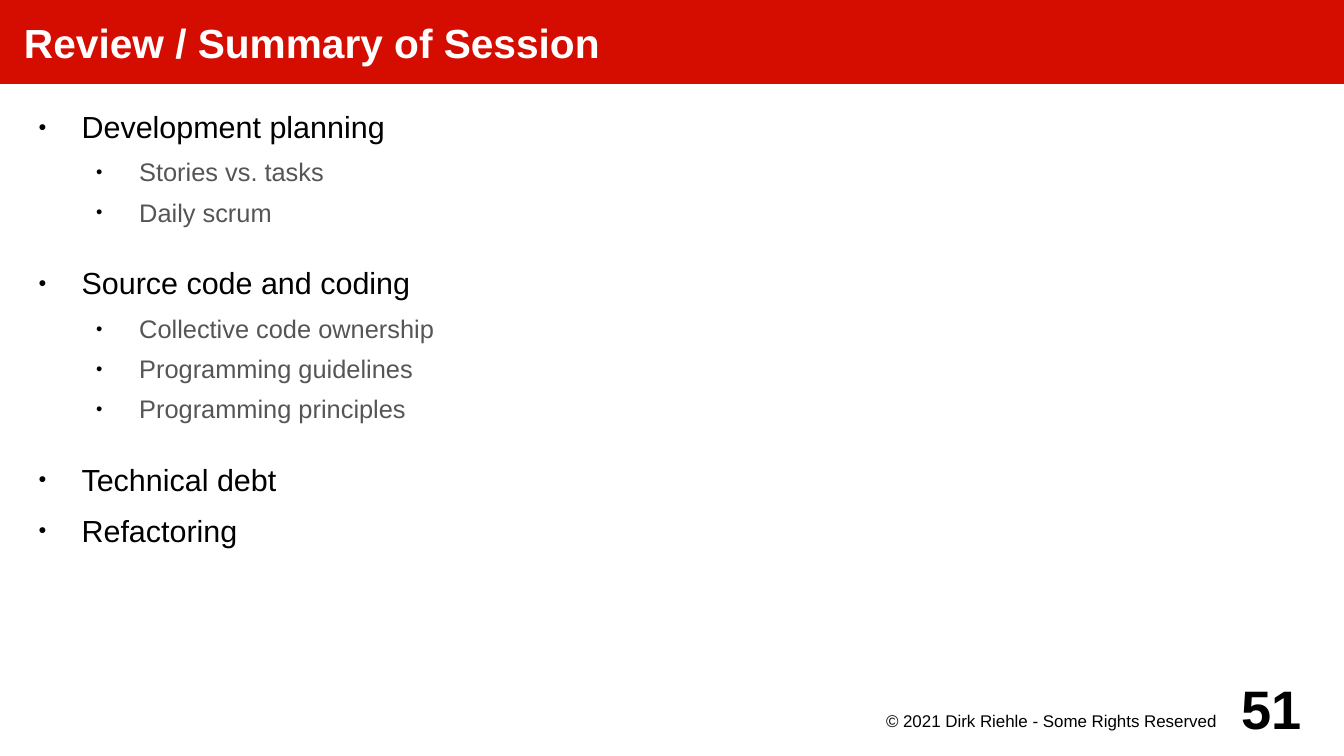
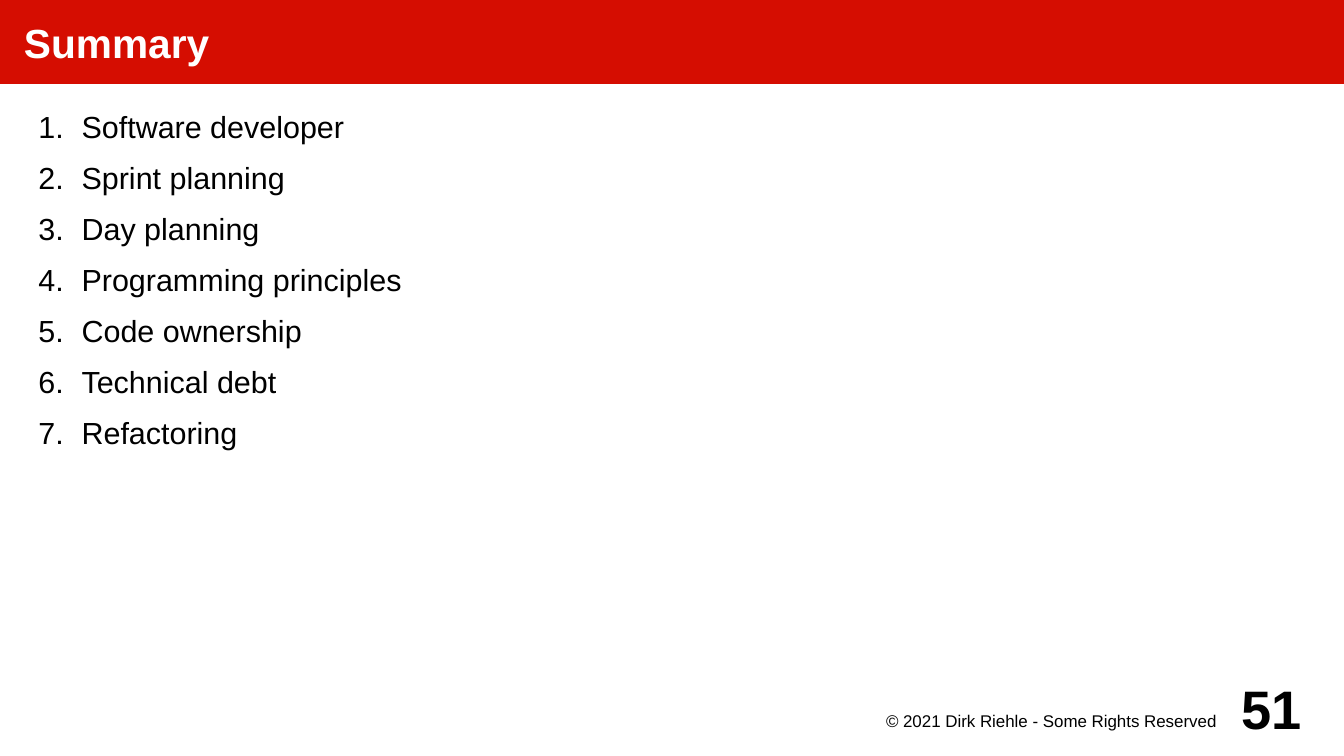
Before and after one commit to dirkriehle/amos-course, a slide deck: slide 51 of Lecture slides/AMOS E01 - Software Development.odp. Drawn at 1344x756 pixels with LibreOffice and Linux fonts; fonts in the diff are those of the drawing. Boxes give left, top, right and bottom in pixels: in the first picture for what was removed or moved away, otherwise in the second. Text is boxed around its words. In the diff, an @@ line names an element or a change of style, - is before the commit and + after.

```diff
--- a/Lecture slides/AMOS E01 - Software Development.odp
+++ b/Lecture slides/AMOS E01 - Software Development.odp
@@ title at [24, 29, 209, 65]: text changed @@
-Review / Summary of Session
+Summary
@@ text at [82, 116, 344, 246]: text changed; size 15 to 18 pt; text colour #555555 to #000000 @@
-● Development planning
-  ● Stories vs. tasks
-  ● Daily scrum
-● Source code and coding
-  ● Collective code ownership
-  ● Programming guidelines
+1. Software developer
+2. Sprint planning
+3. Day planning
@@ text at [82, 269, 402, 450]: size 15 to 18 pt, text colour #555555 to #000000 in "Programming principles"; bullet ● to 1.; list level 2 to 1 in "Programming principles" @@
@@ text at [82, 320, 302, 348]: paragraph added @@
+5. Code ownership
```
Also in this commit, not shown: 18 other files.
